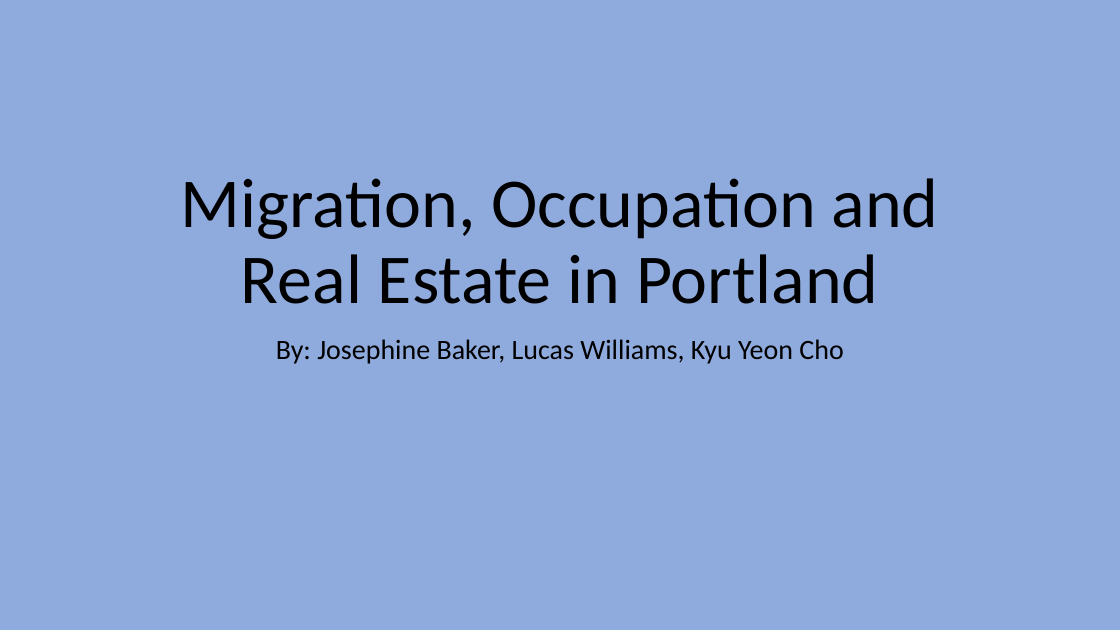
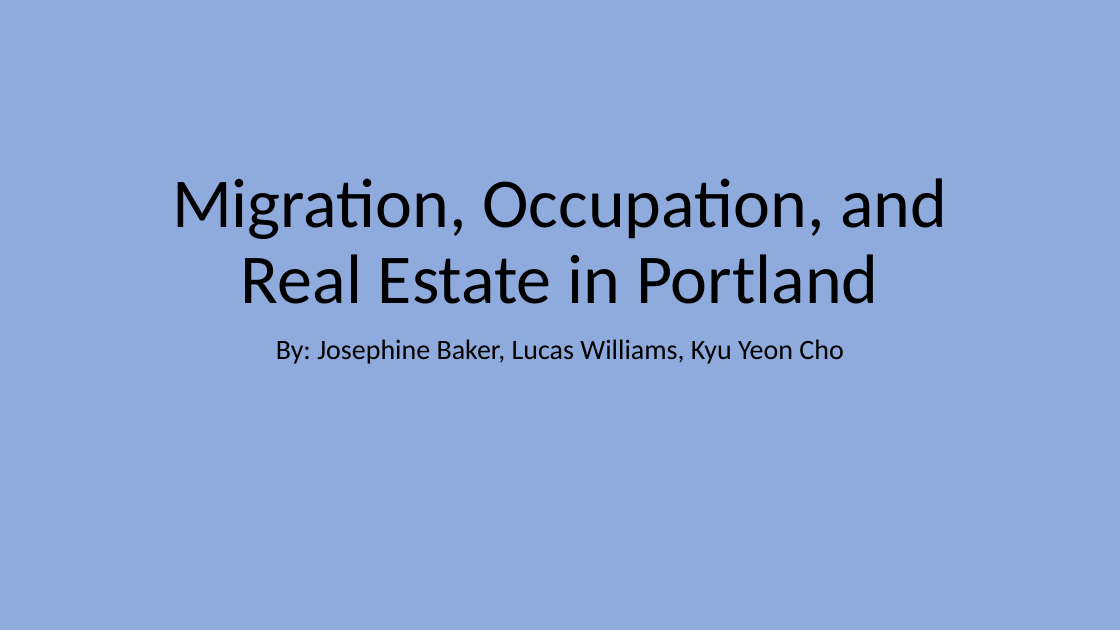
Before and after one commit to ds-civic-data/sd-pdx-sea, a slide deck: slide 1 of documents/Presentation.pptx. Drawn at 1120x630 pixels with LibreOffice and Linux fonts; fonts in the diff are those of the drawing. Boxes give left, top, right and bottom in pixels: in the first picture for what was removed or moved away, otherwise in the second. Text is boxed around its words. In the diff, an @@ line names an element or a change of style, - is before the commit and + after.

```diff
--- a/documents/Presentation.pptx
+++ b/documents/Presentation.pptx
@@ title at (x1=172, y1=178, x2=947, y2=304): text changed @@
-Migration, Occupation and Real Estate in Portland
+Migration, Occupation, and Real Estate in Portland
```
